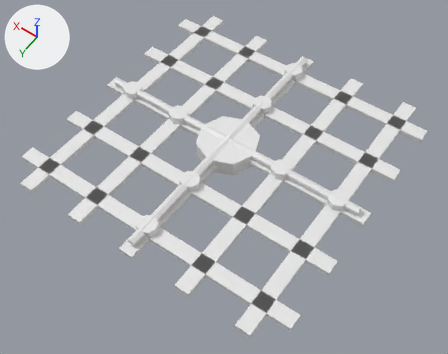
Renders of the glTF model models/orbital_rectenna_grid.glb from each side of a commit.
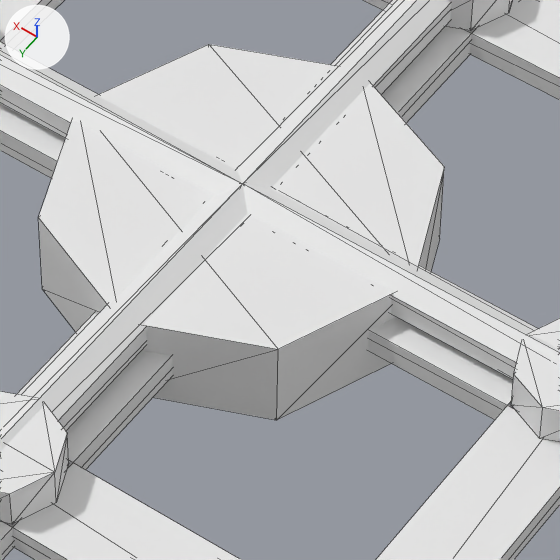
There are two pictures of each version: one whole from a 50 mm camera at (-0.1888, 0.2699, 0.3795) aimed at (-0.0098, 0.0192, -0.0144), one close up on the part from 42% to 62% of the width and 31% to 56% of the height. The lights are fixed; the arrows at upper left show +X, +Y and +Z. The last two pictures show the newer version. The close-ups show mesh edges as thin lines. Vertices at exactly the same position are counted once.

Names of what the first close-up shows: 'StellarRectennaGrid'.
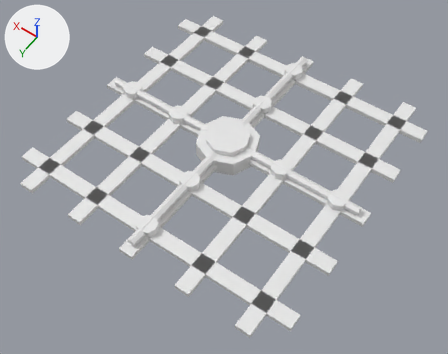
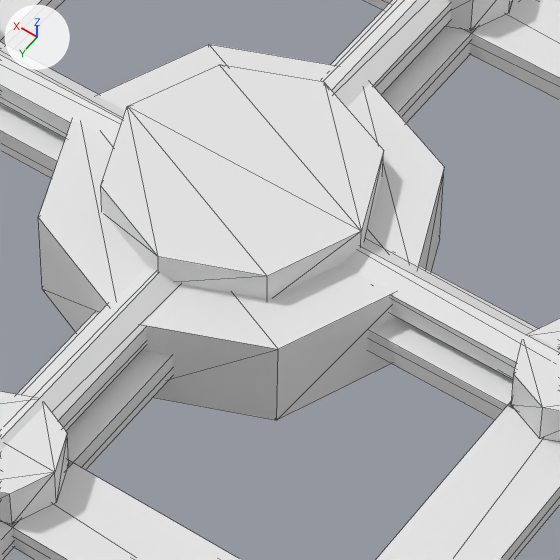
Changed parts and their boxes (x1, y1, x2, y2) in the close-ups (560 x 560 px):
part 1 of me_cube, added
    after: (101, 65, 384, 300)

The change in detail:
me_cube is used by ob_stellarrectennagrid; location (0.0, 0.0, 0.0).
me_cube had 258 vertices, 444 faces and spanned x -0.125..0.125, y -0.125..0.125, z -0.007..0.009.
me_cube now has 274 vertices, 472 faces and spans x -0.125..0.125, y -0.125..0.125, z -0.007..0.011.
me_cube part 1: a new loose piece, an 8-sided cylinder along z spanning x -0.018..0.018, y -0.018..0.018, z 0.0065..0.0115.
Other edits to the shape of me_cube do not show in these pictures.
